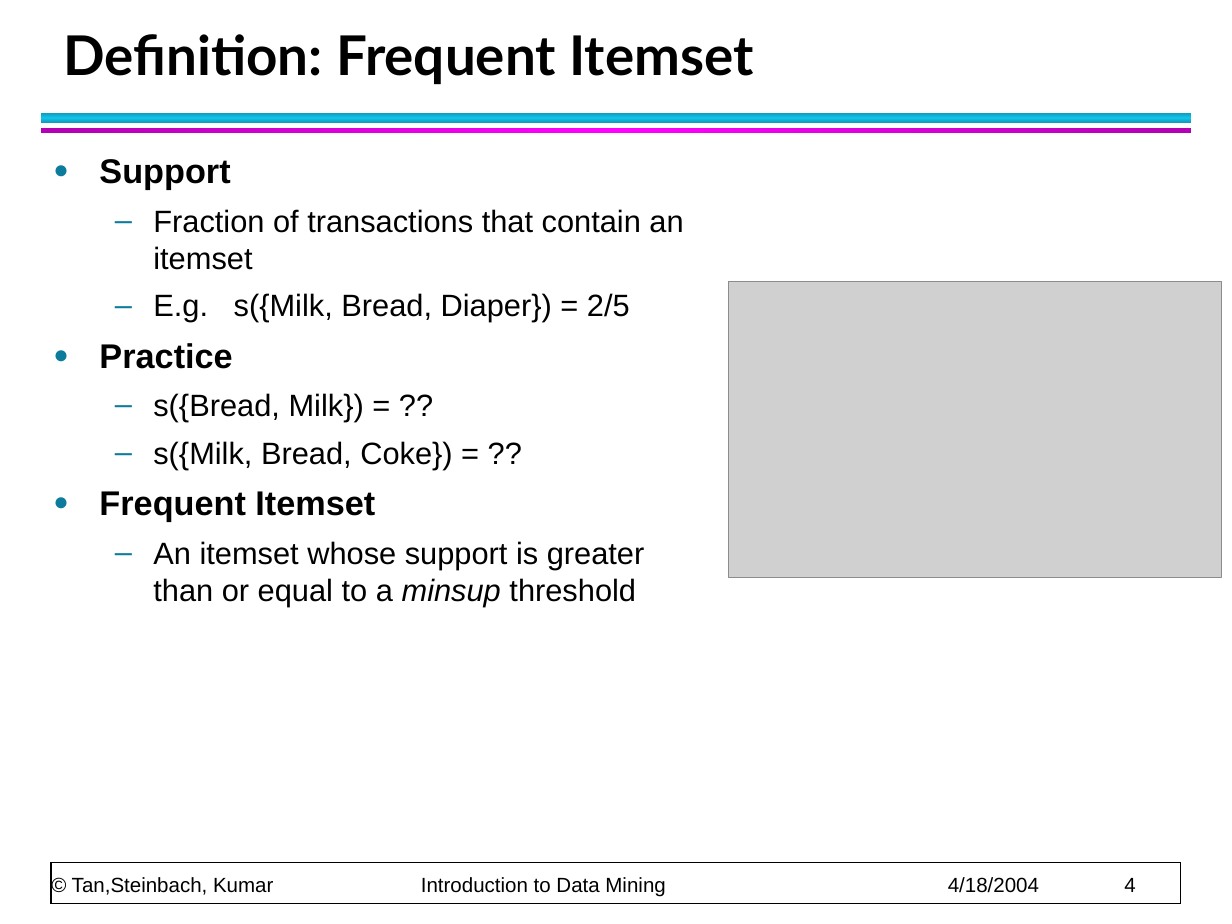
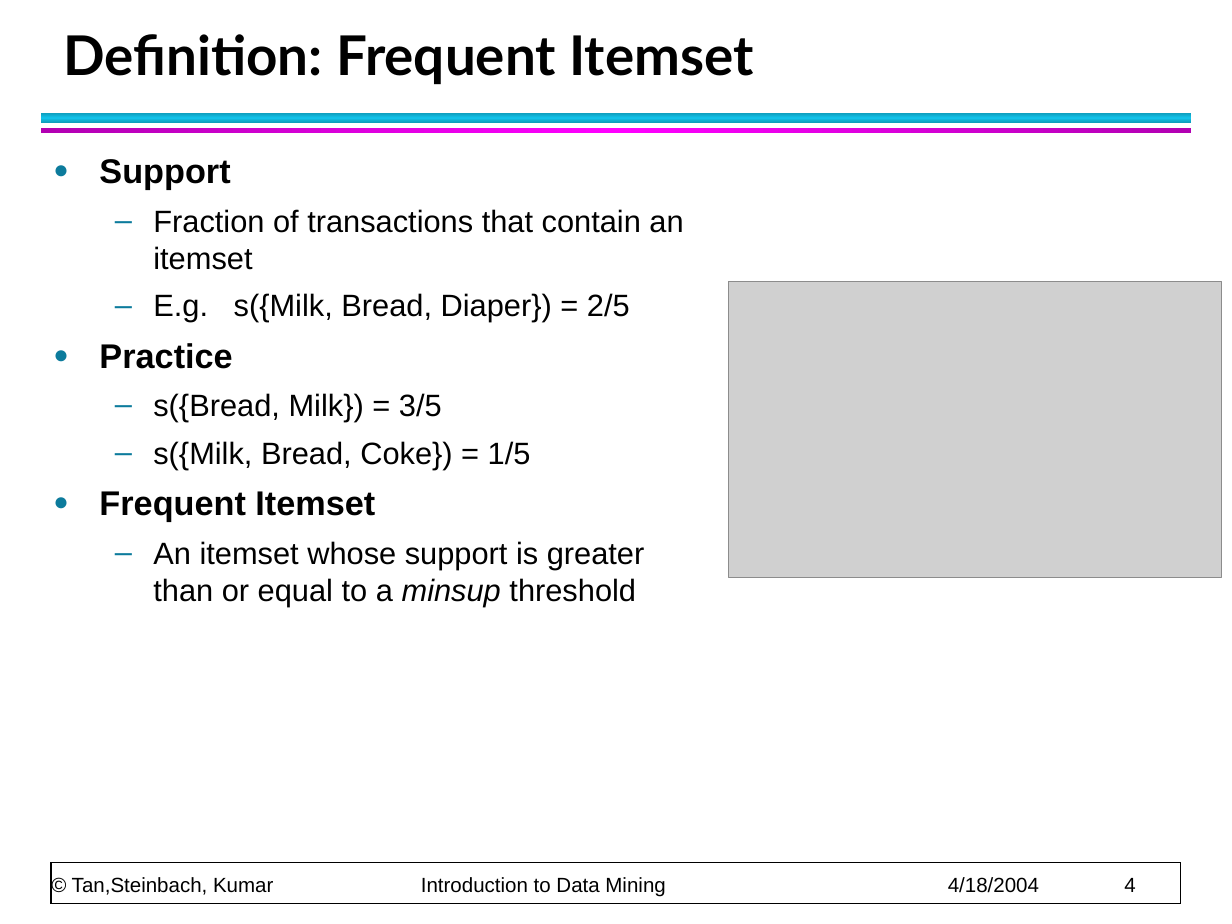
Before and after one commit to CMPT300/CMPT300.github.io, a slide deck: slide 4 of handouts/association/chap6_basic_association_analysis.ppt. Drawn at 1232x924 pixels with LibreOffice and Linux fonts; fonts in the diff are those of the drawing; grey boxes stand for pictures. Boxes give left, top, right and bottom in pixels: in the first picture for what was removed or moved away, otherwise in the second. Text is boxed around its words. In the diff, an @@ line names an element or a change of style, - is before the commit and + after.

```diff
--- a/handouts/association/chap6_basic_association_analysis.ppt
+++ b/handouts/association/chap6_basic_association_analysis.ppt
@@ text at [153, 393, 531, 469]: text changed @@
-  – s({Bread, Milk}) = ??
-  – s({Milk, Bread, Coke}) = ??
+  – s({Bread, Milk}) = 3/5
+  – s({Milk, Bread, Coke}) = 1/5
```
Also in this commit, not shown: 10 other files.
